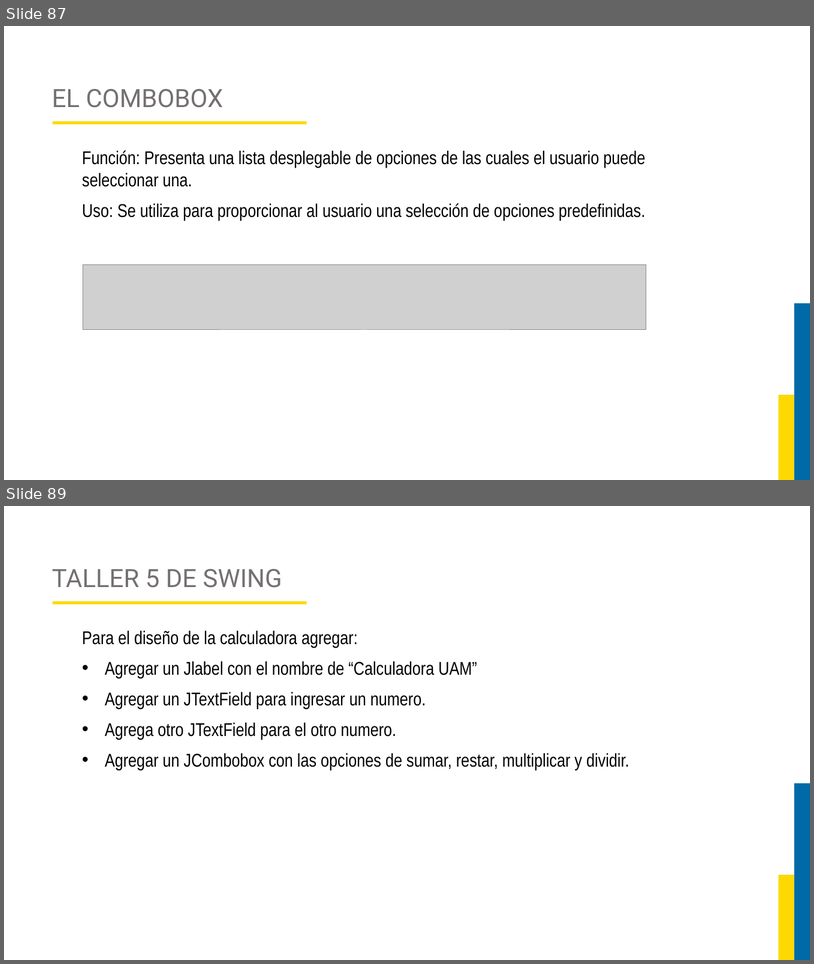
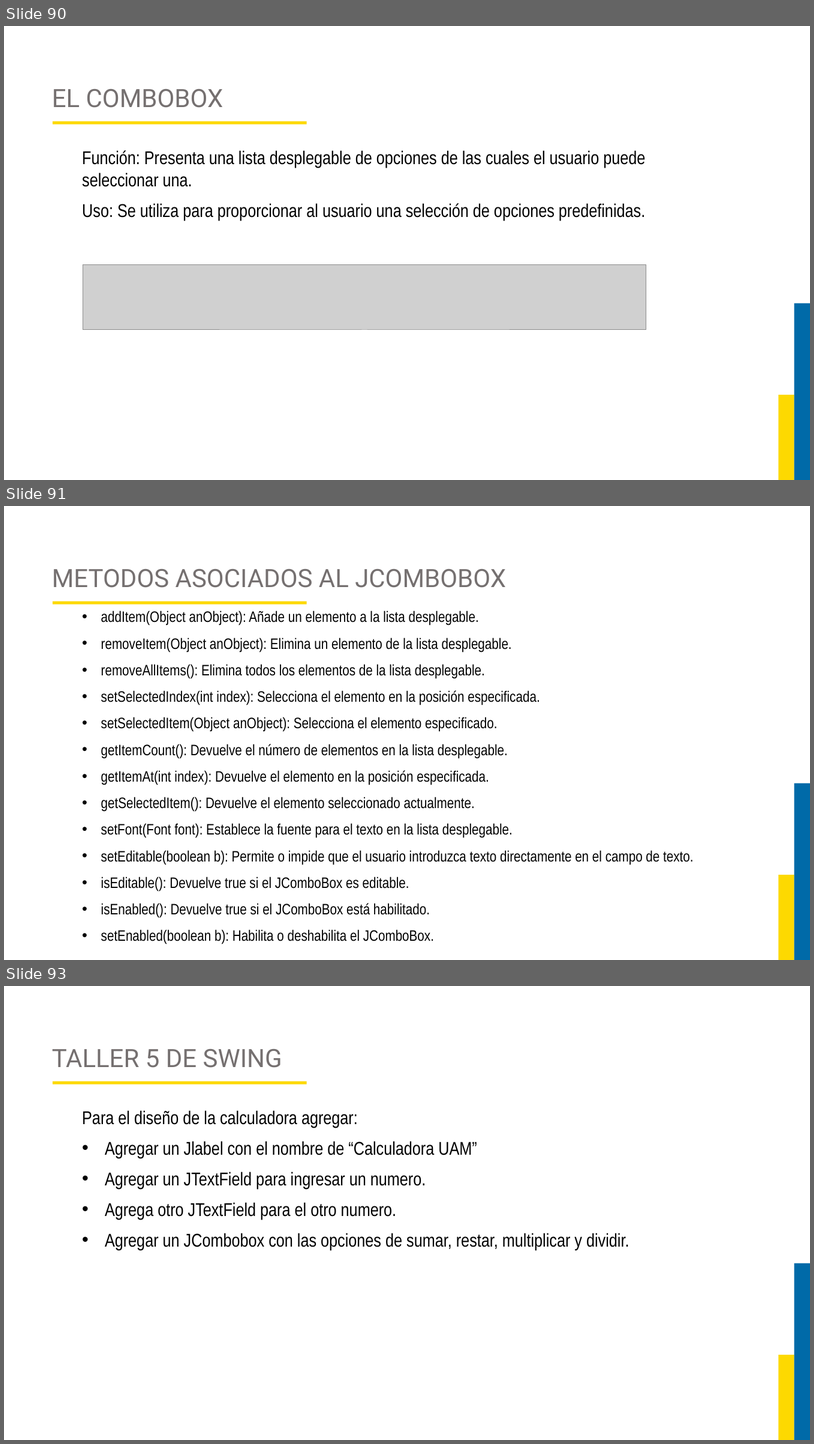
Before and after one commit to JorgeAlejandroAguirreGutierrez/proyecto-luis, a slide deck: Curso Programacion Orientada a Objetos/DIAPOSITIVAS POO.pptx. Shown one above the other, each under a label of ours: slides 87 and 89 before the commit, slides 90, 91 and 93 after it; the slides between them are not shown. The pictures are 814x964 and 814x1444 pixels, drawn with LibreOffice and Linux fonts; fonts in the diff are those of the drawing; grey boxes stand for pictures; background and template pictures are left out. Boxes give left, top, right and bottom in pixels: in the first picture for what was removed or moved away, otherwise in the second. Text is boxed around its words. In the diff, an @@ line names an element or a change of style, - is before the commit and + after.

```diff
--- a/Curso Programacion Orientada a Objetos/DIAPOSITIVAS POO.pptx
+++ b/Curso Programacion Orientada a Objetos/DIAPOSITIVAS POO.pptx
@@ slide 91 added at <box>4,506,810,960</box>, background #FFFFFF; not listed: 2 template elements that a slide beside it also shows @@
@@ title added at <box>52,569,506,588</box>, 30 pt, text #757070 @@
+METODOS ASOCIADOS AL JCOMBOBOX
@@ rectangle added at <box>53,601,306,604</box>, fill #FDD901 @@
@@ text added at <box>101,610,694,944</box>, 18 pt, text #000000 @@
+• addItem(Object anObject): Añade un elemento a la lista desplegable.
+• removeItem(Object anObject): Elimina un elemento de la lista desplegable.
+• removeAllItems(): Elimina todos los elementos de la lista desplegable.
+• setSelectedIndex(int index): Selecciona el elemento en la posición especificada.
+• setSelectedItem(Object anObject): Selecciona el elemento especificado.
+• getItemCount(): Devuelve el número de elementos en la lista desplegable.
+• getItemAt(int index): Devuelve el elemento en la posición especificada.
+• getSelectedItem(): Devuelve el elemento seleccionado actualmente.
+• setFont(Font font): Establece la fuente para el texto en la lista desplegable.
+• setEditable(boolean b): Permite o impide que el usuario introduzca texto directamente en el campo de texto.
+• isEditable(): Devuelve true si el JComboBox es editable.
+• isEnabled(): Devuelve true si el JComboBox está habilitado.
+• setEnabled(boolean b): Habilita o deshabilita el JComboBox.
@@ what was slide 87 is now slide 90 @@
@@ what was slide 89 is now slide 93 @@
```
Also in this commit, not shown: 4 slides changed, 3 other slides added, 10 other files.
